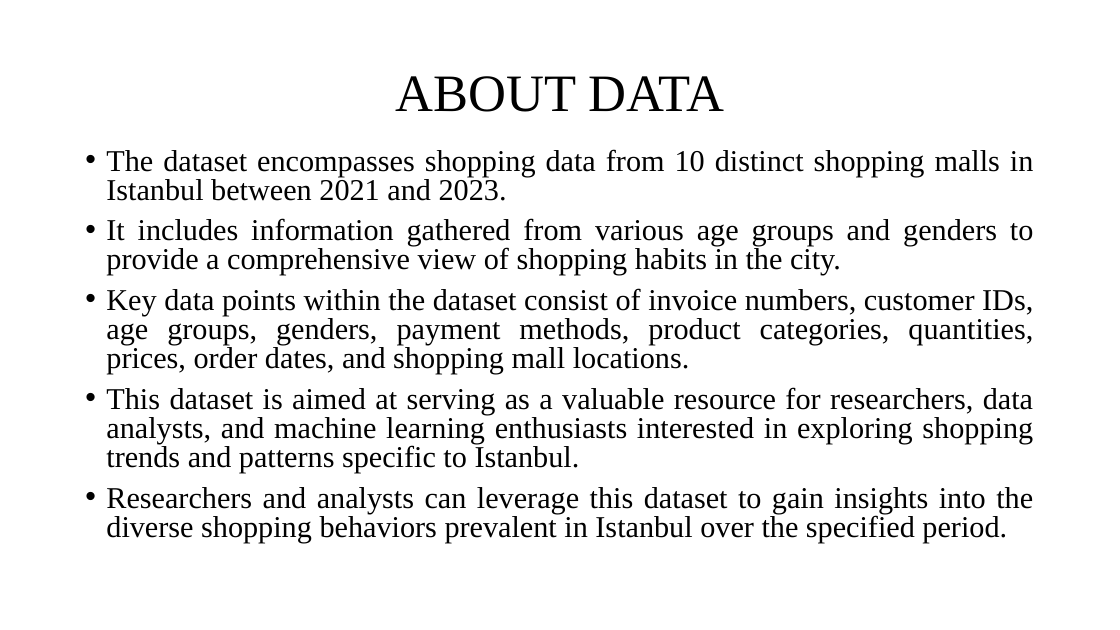
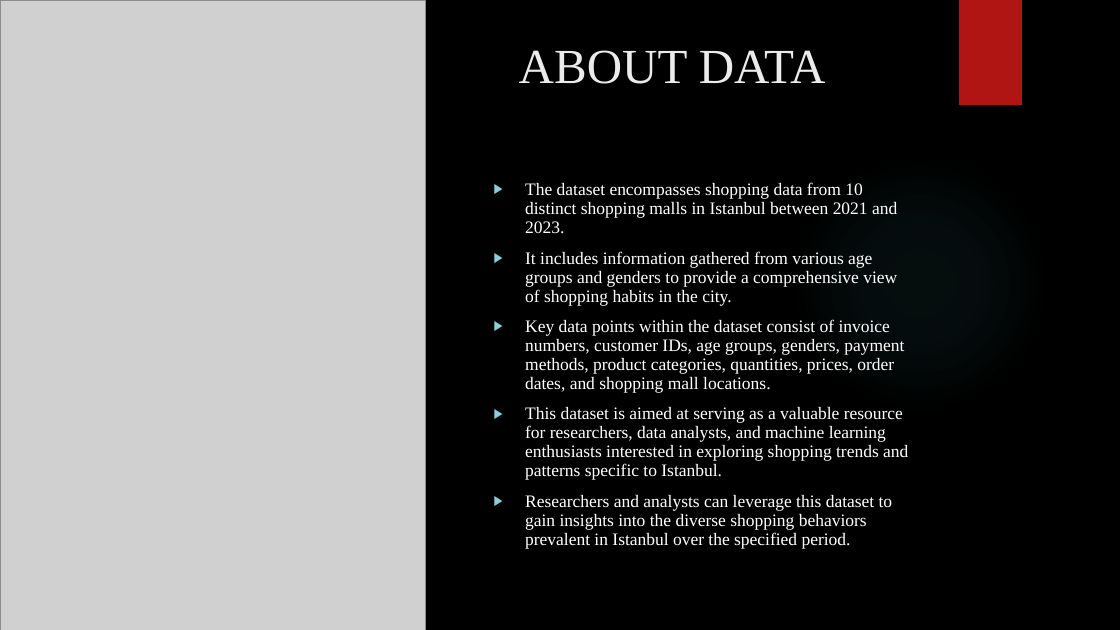
Before and after one commit to Jothish21/Data-Mining-Project-Group4, a slide deck: slide 2 of Group4-Presentation.pptx. Drawn at 1120x630 pixels with LibreOffice and Linux fonts; fonts in the diff are those of the drawing; grey boxes stand for pictures; background and template pictures are left out. Boxes give left, top, right and bottom in pixels: in the first picture for what was removed or moved away, otherwise in the second. Text is boxed around its words. In the diff, an @@ line names an element or a change of style, - is before the commit and + after.

```diff
--- a/Group4-Presentation.pptx
+++ b/Group4-Presentation.pptx
@@ background #FFFFFF to picture (left out) @@
@@ picture added at (x1=0, y1=0, x2=426, y2=630) @@
@@ rectangle added at (x1=959, y1=0, x2=1022, y2=105), fill #B01513 @@
@@ title "ABOUT DATA" moved from (x1=396, y1=76, x2=725, y2=112) to (x1=519, y1=50, x2=826, y2=84) @@
@@ title "ABOUT DATA" at (x1=519, y1=50, x2=826, y2=84): size 45 to 42 pt, text colour #000000 to #EBEBEB; alignment centre to left; line spacing 0.9 to 1; vertical alignment middle to top @@
@@ text "The dataset encompasses shopping data ..." moved from (x1=106, y1=149, x2=1033, y2=542) to (x1=525, y1=182, x2=908, y2=530) @@
@@ text "The dataset encompasses shopping data ..." at (x1=525, y1=182, x2=908, y2=530): size 25.9 to 15 pt, text colour #000000 to #FFFFFF; alignment justified to left; bullet • to ▶; line spacing 0.8 to 0.9 @@
@@ ellipse added at (x1=791, y1=154, x2=1049, y2=413), fill gradient #50B9C1 @@
```
Also in this commit, not shown: 13 other slides changed, 2 slides added, 1 slide removed, 1 other file.
